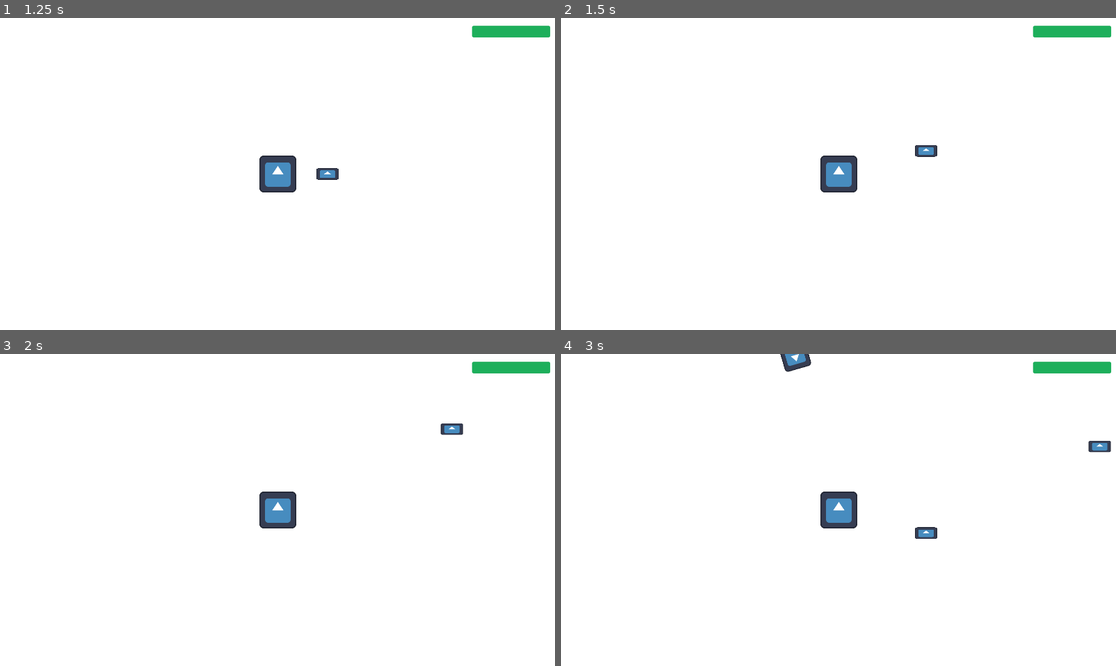
Above: before the commit, frames 1-4 (two rows, left to right).
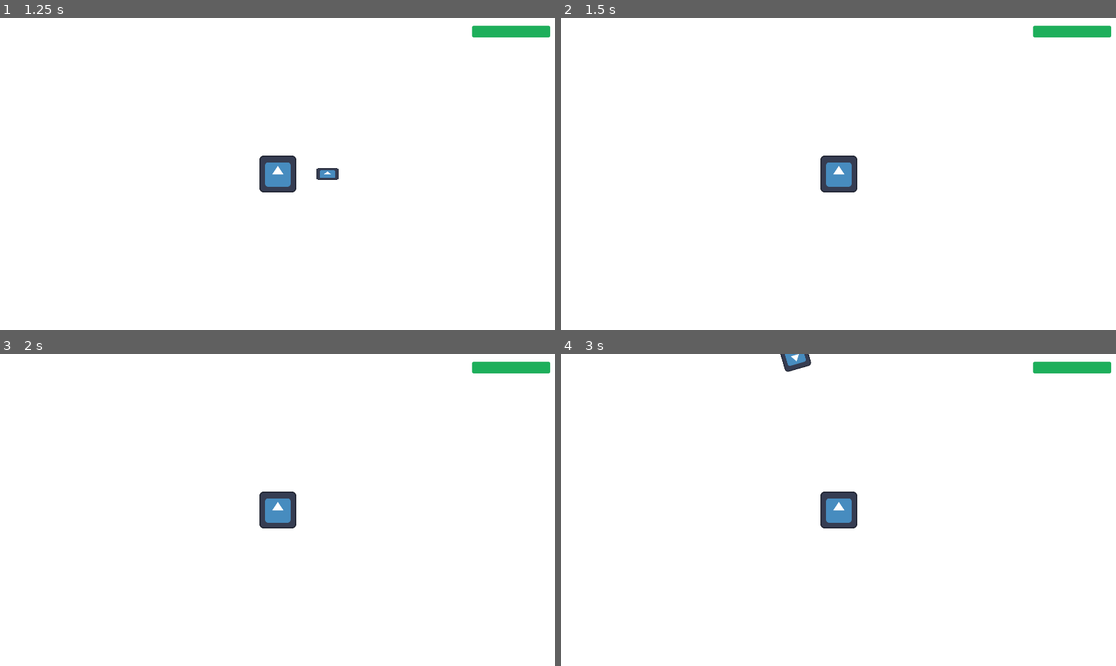
Above: after the commit, the same moments.

Repository: webermael/Informatikprojekt
Game: Godot game, scene res://Game.tscn
Same seed, same stepped clock (60 frames per second), same inputs: the game is played once before the commit and once after it. The engine's default icon, where the game draws it, is replaced by a stand-in: a white triangle on a blue panel in a dark square.
Inputs:
- Up to frame 1 (1.25 s): tap Enter at 0.5 s; hold Right (ui_right) from 0.53 s (still down); hold Z (ui_ranged_attack) from 0.53 s (still down)
- Up to frame 2 (1.5 s): release Right (ui_right) at 1.28 s; release Z (ui_ranged_attack) at 1.28 s; hold Down (ui_down) from 1.28 s (still down); tap Z (ui_ranged_attack) at 1.35 s
- Up to frame 3 (2 s): keep holding Down (ui_down)
- Up to frame 4 (3 s): release Down (ui_down) at 2.03 s; hold Right (ui_right) 2.03-2.78 s; hold Z (ui_ranged_attack) 2.03-2.78 s; hold Up (ui_up) from 2.78 s (still down); tap Z (ui_ranged_attack) at 2.85 s

Frame 1 is identical in both runs. In frame 2, 0.1% of the frame differs, in the area x 63-68%, y 40-45%; in frame 3, 0.2%; in frame 4, 0.3%, in the area x 63-100%, y 27-60%.

Commit message:
first commit

Diff:
--- a/Game.tscn
+++ b/Game.tscn
@@ -2,7 +2,7 @@
 
 [ext_resource type="Script" path="res://Game.gd" id="1_0qqco"]
 [ext_resource type="PackedScene" uid="uid://yja5fgu07w0" path="res://Player/Player.tscn" id="2_1h8cj"]
-[ext_resource type="AudioStream" uid="uid://b27y1kso8wsfm" path="res://music/Main_Loop.wav" id="3_3tn5c"]
+[ext_resource type="AudioStream" uid="uid://b27y1kso8wsfm" path="res://Music/Main_Loop.wav" id="3_3tn5c"]
 
 [sub_resource type="StyleBoxFlat" id="StyleBoxFlat_x4d02"]
 bg_color = Color(0.113725, 0.686275, 0.356863, 1)
--- a/Player/weapons/Bullet/Bullet.gd
+++ b/Player/weapons/Bullet/Bullet.gd
@@ -1,12 +1,17 @@
 extends Area2D
 
 const SPEED = 600
+const MAX_DISTANCE = 500
 var damage = 2
+var distance_traveled = 0
 
 
 func _process(delta):
 	var direction = Vector2.RIGHT.rotated(rotation)
 	position += direction * SPEED * delta
+	distance_traveled += direction.length() * SPEED * delta
+	if distance_traveled >= MAX_DISTANCE:
+		queue_free()
 
 
 func _on_body_entered(body):
Not shown, changed: music/Main_Loop.wav.import
